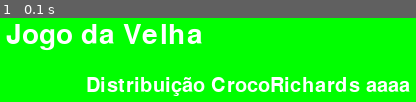
Above: before the commit, frame 1.
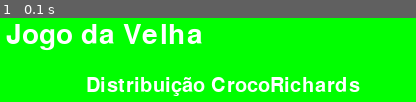
Above: after the commit, the same moment.

Repository: joaovcalmeida/Jogo-do-Velha-Croco
Game: pygame game, started from jogo.py
The game is run twice, just before and just after one commit, with the same random seed, the same clock (stepped at 60 frames per second) and the same inputs.
Inputs:
- Up to frame 1 (0.1 s): no input

The runs differ from the first frame. In frame 1, 1.1% of the frame differs, in the area x 87-99%, y 75-89%.

Commit message:
mudancas no init

Diff:
--- a/init_screen.py
+++ b/init_screen.py
@@ -10,13 +10,13 @@
 
 def init_screen(window):
 
-
+    all_buttons = pygame.sprite.Group()
     # Variável para o ajuste de velocidade
     clock = pygame.time.Clock()
     assets = load_assets()
 
     play = Botao(assets, 'Play')
-
+    all_buttons.add(play)
     # ----- Inicia estruturas de dados
     game = True
 
@@ -25,7 +25,7 @@
     fonte_t2 = pygame.font.SysFont("lucidacalligraphy", 30)
 
     titulo1 = fonte_t1.render('Jogo da Velha', True, (255, 255, 255))
-    titulo2 = fonte_t2.render('Distribuição CrocoRichards aaaa', True, (255, 255, 255))
+    titulo2 = fonte_t2.render('Distribuição CrocoRichards', True, (255, 255, 255))
 
     # ===== Loop principal =====
     while game:
@@ -59,6 +59,7 @@
         window.blit(titulo1, (100, 110))
         window.blit(titulo2, (180, 165))
         window.blit(play.image, play.rect)
+        all_buttons.draw(window)
         # ----- Atualiza estado do jogo
         pygame.display.update()  # Mostra o novo frame para o jogador
 
